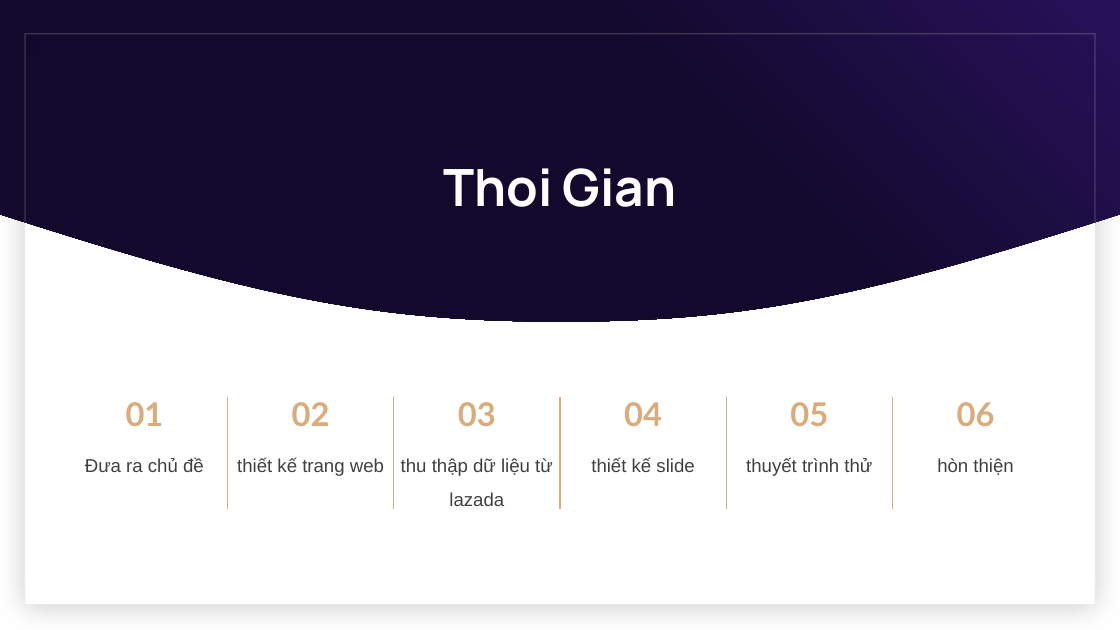
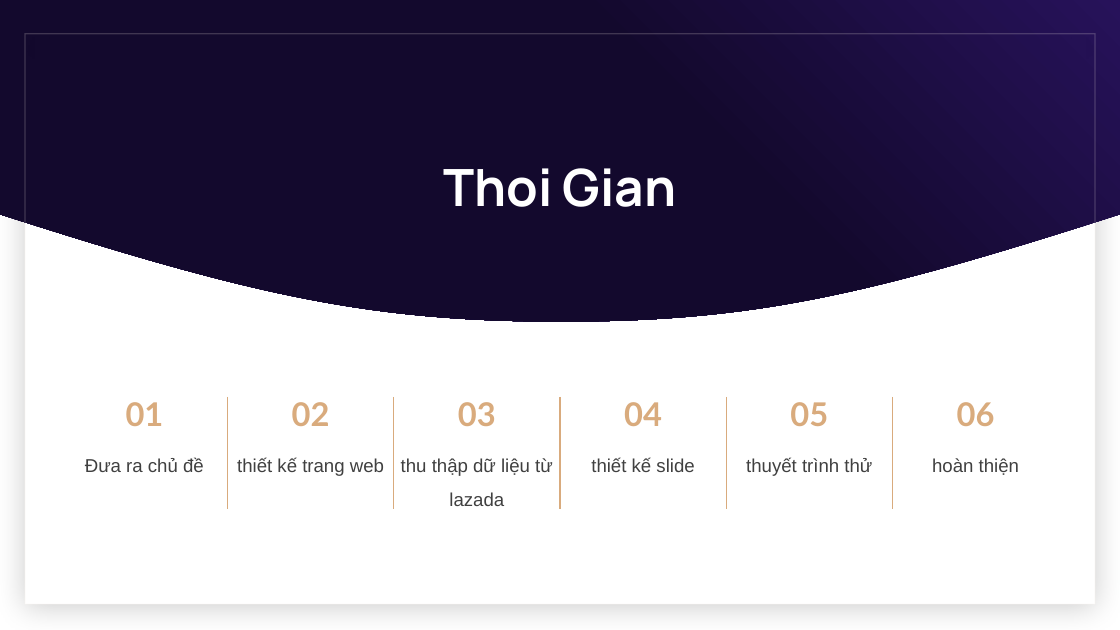
Before and after one commit to inktell/JSA, a slide deck: slide 2 of pp/ShopInk.pptx. Drawn at 1120x630 pixels with LibreOffice and Linux fonts; fonts in the diff are those of the drawing. Boxes give left, top, right and bottom in pixels: in the first picture for what was removed or moved away, otherwise in the second. Text is boxed around its words. In the diff, an @@ line names an element or a change of style, - is before the commit and + after.

```diff
--- a/pp/ShopInk.pptx
+++ b/pp/ShopInk.pptx
@@ text at (932,458,1019,475): text changed @@
-hòn thiện
+hoàn thiện
```
Also in this commit, not shown: 3 other slides changed, 2 other files.
